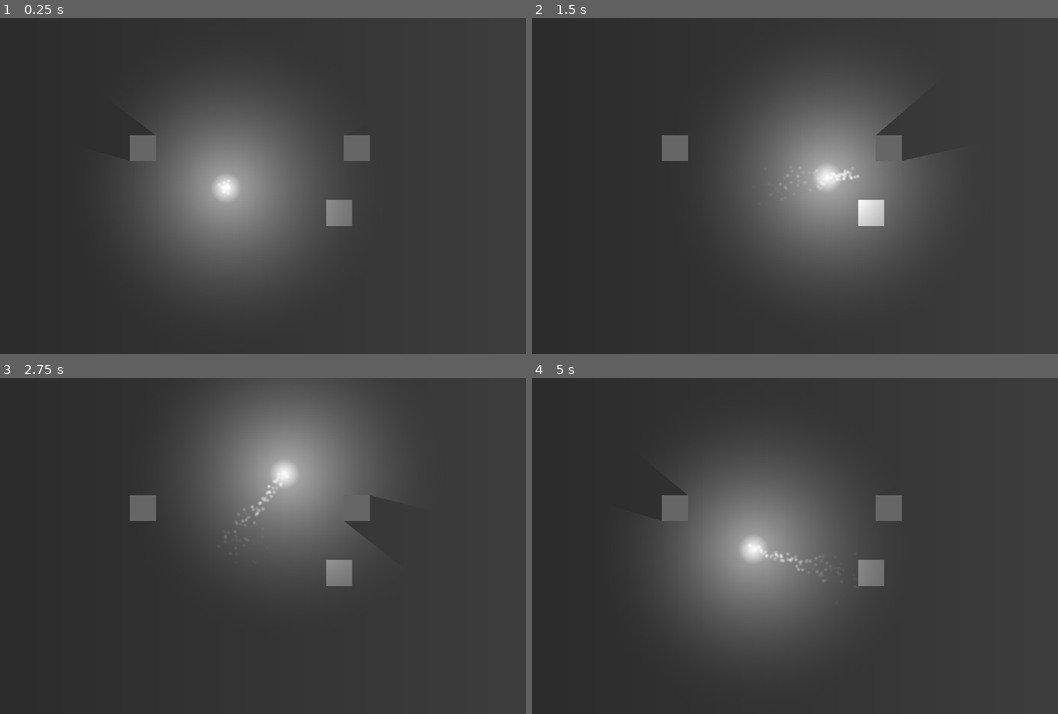
Above: before the commit, frames 1-4 (two rows, left to right).
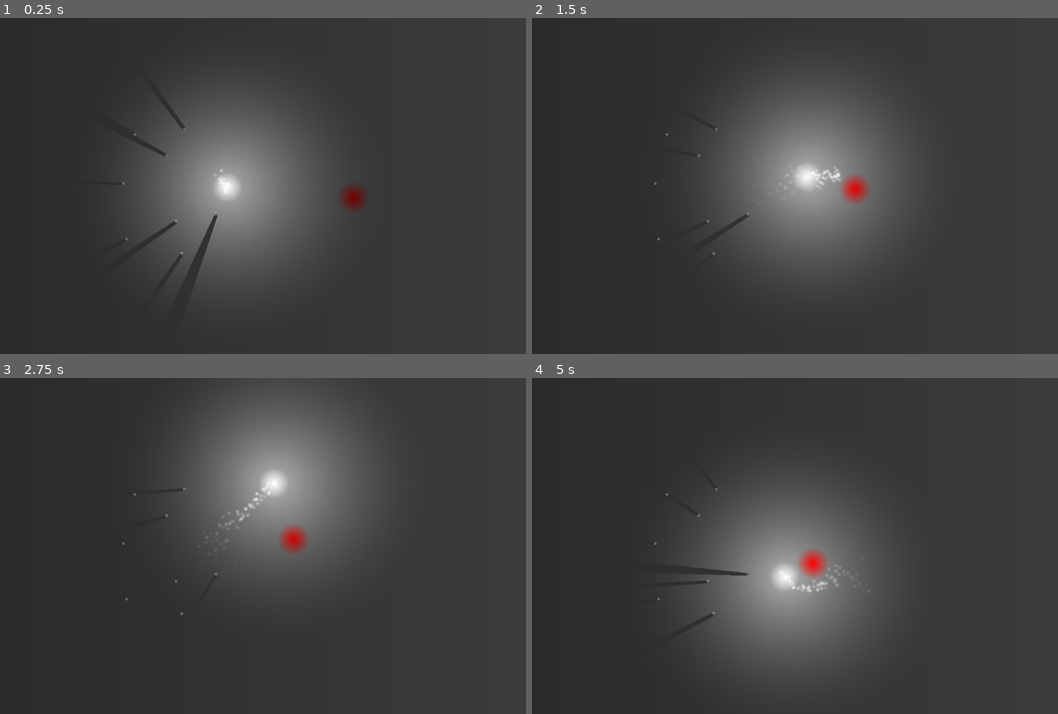
Above: after the commit, the same moments.

Repository: timo13113/gamejam_2024_shadows_and_alchemy
Game: Godot game, scene res://scenes/game.tscn
Same seed, same stepped clock (60 frames per second), same inputs: the game is played once before the commit and once after it. Before the commit the project starts from res://node_2d.tscn.
Inputs (mouse positions are in pixels of both pictures, inside the frame that each line leads up to):
- Up to frame 1 (0.25 s): no input
- Up to frame 2 (1.5 s): move the mouse to (889, 169) at 0.52 s; hold Right (ingame_move_right) 0.53-1.28 s; hold Space (toggle_move) 0.53-1.28 s; move the mouse to (637, 202) at 1.27 s; hold Down (ingame_move_down) from 1.28 s (still down); tap Space (toggle_move) at 1.35 s
- Up to frame 3 (2.75 s): move the mouse to (284, 472) at 2.02 s; release Down (ingame_move_down) at 2.03 s; hold Right (ingame_move_right) from 2.03 s (still down); hold Space (toggle_move) from 2.03 s (still down)
- Up to frame 4 (5 s): move the mouse to (726, 613) at 2.77 s; release Right (ingame_move_right) at 2.78 s; release Space (toggle_move) at 2.78 s; hold Up (ingame_move_up) 2.78-3.53 s; tap Space (toggle_move) at 2.85, 4.35 s; move the mouse to (937, 596) at 3.52 s; hold Space (toggle_move) 3.53-4.28 s; hold Left (ingame_move_left) from 3.53 s (still down); move the mouse to (579, 495) at 4.27 s

The runs differ from the first frame. In frame 1, 1.7% of the frame differs, in the area x 23-71%, y 27-78%; in frame 2, 2.1%; in frame 3, 1.8%; in frame 4, 9.9%, in the area x 23-71%, y 27-81%.

Commit message:
нормальная структура проекта + базовые враги

Diff:
--- a/node_2d.tscn
+++ /dev/null
@@ -1,145 +0,0 @@
-[gd_scene load_steps=17 format=3 uid="uid://dm5kqhn2566lu"]
-
-[ext_resource type="Script" path="res://player_movement.gd" id="1_prejp"]
-
-[sub_resource type="RectangleShape2D" id="RectangleShape2D_lgk3s"]
-size = Vector2(5, 5)
-
-[sub_resource type="Gradient" id="Gradient_tp8uu"]
-colors = PackedColorArray(1, 1, 1, 1, 1, 1, 1, 1)
-
-[sub_resource type="GradientTexture2D" id="GradientTexture2D_leeve"]
-gradient = SubResource("Gradient_tp8uu")
-width = 5
-height = 5
-fill_from = Vector2(0, 1)
-
-[sub_resource type="OccluderPolygon2D" id="OccluderPolygon2D_g80vl"]
-polygon = PackedVector2Array(2.5, -2.5, 2.5, 2.5, -2.5, 2.5, -2.5, -2.5)
-
-[sub_resource type="CircleShape2D" id="CircleShape2D_tc0ym"]
-radius = 30.0
-
-[sub_resource type="Gradient" id="Gradient_7xhgl"]
-colors = PackedColorArray(0.67451, 1, 1, 1, 1, 1, 1, 0)
-
-[sub_resource type="GradientTexture2D" id="GradientTexture2D_kt2o1"]
-gradient = SubResource("Gradient_7xhgl")
-width = 60
-height = 60
-fill = 1
-fill_from = Vector2(0.5, 0.5)
-fill_to = Vector2(0.5, 1)
-
-[sub_resource type="Gradient" id="Gradient_6q07u"]
-colors = PackedColorArray(1, 1, 1, 1, 0.0235294, 0.0235294, 0.0235294, 0)
-
-[sub_resource type="GradientTexture2D" id="GradientTexture2D_j3ndw"]
-gradient = SubResource("Gradient_6q07u")
-width = 640
-height = 640
-fill = 1
-fill_from = Vector2(0.5, 0.5)
-fill_to = Vector2(0.5, 1)
-
-[sub_resource type="Gradient" id="Gradient_3und7"]
-colors = PackedColorArray(1, 1, 1, 1, 1, 1, 1, 0)
-
-[sub_resource type="GradientTexture2D" id="GradientTexture2D_cqg3u"]
-gradient = SubResource("Gradient_3und7")
-width = 10
-height = 10
-fill = 1
-fill_from = Vector2(0.5, 0.5)
-fill_to = Vector2(0.5, 1)
-
-[sub_resource type="Gradient" id="Gradient_32l8b"]
-colors = PackedColorArray(1, 1, 1, 1, 1, 1, 1, 0)
-
-[sub_resource type="Gradient" id="Gradient_cs05l"]
-colors = PackedColorArray(1, 1, 1, 0.427451, 1, 1, 1, 1)
-
-[sub_resource type="Gradient" id="Gradient_h1rcw"]
-colors = PackedColorArray(0.333333, 0.333333, 0.333333, 1, 0.666667, 0.666667, 0.666667, 1)
-
-[sub_resource type="GradientTexture2D" id="GradientTexture2D_y1iw5"]
-gradient = SubResource("Gradient_h1rcw")
-width = 2000
-height = 2000
-
-[node name="Node2D" type="Node2D"]
-
-[node name="стена3" type="StaticBody2D" parent="."]
-z_index = 1
-position = Vector2(-160, -73)
-scale = Vector2(10, 10)
-
-[node name="CollisionShape2D" type="CollisionShape2D" parent="стена3"]
-shape = SubResource("RectangleShape2D_lgk3s")
-
-[node name="Sprite2D" type="Sprite2D" parent="стена3"]
-texture = SubResource("GradientTexture2D_leeve")
-
-[node name="LightOccluder2D" type="LightOccluder2D" parent="стена3"]
-light_mask = 2
-occluder = SubResource("OccluderPolygon2D_g80vl")
-
-[node name="стена2" type="StaticBody2D" parent="."]
-z_index = 1
-position = Vector2(217, 52)
-scale = Vector2(10, 10)
-
-[node name="CollisionShape2D" type="CollisionShape2D" parent="стена2"]
-shape = SubResource("RectangleShape2D_lgk3s")
-
-[node name="Sprite2D" type="Sprite2D" parent="стена2"]
-texture = SubResource("GradientTexture2D_leeve")
-
-[node name="стена" type="StaticBody2D" parent="."]
-z_index = 1
-position = Vector2(251, -73)
-scale = Vector2(10, 10)
-
-[node name="CollisionShape2D" type="CollisionShape2D" parent="стена"]
-shape = SubResource("RectangleShape2D_lgk3s")
-
-[node name="Sprite2D" type="Sprite2D" parent="стена"]
-texture = SubResource("GradientTexture2D_leeve")
-
-[node name="LightOccluder2D" type="LightOccluder2D" parent="стена"]
-occluder = SubResource("OccluderPolygon2D_g80vl")
-
-[node name="CharacterBody2D" type="CharacterBody2D" parent="."]
-script = ExtResource("1_prejp")
-
-[node name="CollisionShape2D" type="CollisionShape2D" parent="CharacterBody2D"]
-shape = SubResource("CircleShape2D_tc0ym")
-
-[node name="Sprite2D" type="Sprite2D" parent="CharacterBody2D"]
-texture = SubResource("GradientTexture2D_kt2o1")
-
-[node name="фонарь" type="PointLight2D" parent="CharacterBody2D"]
-shadow_enabled = true
-shadow_color = Color(0, 0, 0, 1)
-texture = SubResource("GradientTexture2D_j3ndw")
-
-[node name="CPUParticles2D" type="CPUParticles2D" parent="CharacterBody2D"]
-amount = 80
-texture = SubResource("GradientTexture2D_cqg3u")
-emission_shape = 1
-emission_sphere_radius = 10.0
-spread = 180.0
-gravity = Vector2(0, 0)
-initial_velocity_max = 25.0
-linear_accel_max = 100.0
-color_ramp = SubResource("Gradient_32l8b")
-color_initial_ramp = SubResource("Gradient_cs05l")
-
-[node name="камера" type="Camera2D" parent="."]
-
-[node name="задник" type="Sprite2D" parent="."]
-z_index = -1
-texture = SubResource("GradientTexture2D_y1iw5")
-
-[node name="CanvasModulate" type="CanvasModulate" parent="."]
-color = Color(0.400698, 0.400698, 0.400698, 1)
--- a/project.godot
+++ b/project.godot
@@ -11,9 +11,13 @@
 [application]
 
 config/name="Gaming"
-run/main_scene="res://node_2d.tscn"
+run/main_scene="res://scenes/game.tscn"
 config/features=PackedStringArray("4.2", "GL Compatibility")
 config/icon="res://icon.svg"
+
+[editor]
+
+movie_writer/movie_file="C:/gaming/запись/rec.avi"
 
 [input]
 
--- /dev/null
+++ b/scenes/enemy.tscn
@@ -0,0 +1,24 @@
+[gd_scene load_steps=5 format=3 uid="uid://dp7oq5ehwcs43"]
+
+[ext_resource type="Script" path="res://scripts/enemy.gd" id="1_oy30r"]
+
+[sub_resource type="CircleShape2D" id="CircleShape2D_8wqhs"]
+radius = 30.0
+
+[sub_resource type="Gradient" id="Gradient_wpndj"]
+colors = PackedColorArray(1, 0, 0, 1, 1, 0, 0, 0)
+
+[sub_resource type="GradientTexture2D" id="GradientTexture2D_ikyo3"]
+gradient = SubResource("Gradient_wpndj")
+fill = 1
+fill_from = Vector2(0.5, 0.5)
+fill_to = Vector2(1, 0.5)
+
+[node name="enemy" type="AnimatableBody2D"]
+script = ExtResource("1_oy30r")
+
+[node name="CollisionShape2D" type="CollisionShape2D" parent="."]
+shape = SubResource("CircleShape2D_8wqhs")
+
+[node name="Sprite2D" type="Sprite2D" parent="."]
+texture = SubResource("GradientTexture2D_ikyo3")
--- /dev/null
+++ b/scenes/game.tscn
@@ -0,0 +1,57 @@
+[gd_scene load_steps=7 format=3 uid="uid://dm5kqhn2566lu"]
+
+[ext_resource type="Script" path="res://scripts/game.gd" id="1_4ciub"]
+[ext_resource type="PackedScene" uid="uid://bakxd2wjjjye3" path="res://scenes/player.tscn" id="1_m25ha"]
+[ext_resource type="PackedScene" uid="uid://ceyio554tt7br" path="res://scenes/wall.tscn" id="1_qic4m"]
+[ext_resource type="PackedScene" uid="uid://dp7oq5ehwcs43" path="res://scenes/enemy.tscn" id="3_vc3pm"]
+
+[sub_resource type="Gradient" id="Gradient_h1rcw"]
+colors = PackedColorArray(0.333333, 0.333333, 0.333333, 1, 0.666667, 0.666667, 0.666667, 1)
+
+[sub_resource type="GradientTexture2D" id="GradientTexture2D_y1iw5"]
+gradient = SubResource("Gradient_h1rcw")
+width = 2000
+height = 2000
+
+[node name="Game" type="Node2D"]
+script = ExtResource("1_4ciub")
+
+[node name="задник" type="Sprite2D" parent="."]
+z_index = -1
+position = Vector2(49, 24)
+texture = SubResource("GradientTexture2D_y1iw5")
+
+[node name="CharacterBody2D" parent="." instance=ExtResource("1_m25ha")]
+position = Vector2(-20, -28)
+
+[node name="камера" type="Camera2D" parent="."]
+
+[node name="CanvasModulate" type="CanvasModulate" parent="."]
+color = Color(0.400698, 0.400698, 0.400698, 1)
+
+[node name="enemy" parent="." instance=ExtResource("3_vc3pm")]
+position = Vector2(256, 24)
+
+[node name="Wall" parent="." instance=ExtResource("1_qic4m")]
+position = Vector2(-114, -58)
+
+[node name="Wall2" parent="." instance=ExtResource("1_qic4m")]
+position = Vector2(-96, 69)
+
+[node name="Wall3" parent="." instance=ExtResource("1_qic4m")]
+position = Vector2(-80, -109)
+
+[node name="Wall4" parent="." instance=ExtResource("1_qic4m")]
+position = Vector2(-19, 55)
+
+[node name="Wall5" parent="." instance=ExtResource("1_qic4m")]
+position = Vector2(-197, -4)
+
+[node name="Wall6" parent="." instance=ExtResource("1_qic4m")]
+position = Vector2(-85, 131)
+
+[node name="Wall7" parent="." instance=ExtResource("1_qic4m")]
+position = Vector2(-175, -99)
+
+[node name="Wall8" parent="." instance=ExtResource("1_qic4m")]
+position = Vector2(-191, 103)
--- /dev/null
+++ b/scenes/player.tscn
@@ -0,0 +1,95 @@
+[gd_scene load_steps=13 format=3 uid="uid://bakxd2wjjjye3"]
+
+[ext_resource type="Script" path="res://scripts/player_movement.gd" id="1_hfyg1"]
+
+[sub_resource type="CircleShape2D" id="CircleShape2D_tc0ym"]
+radius = 30.0
+
+[sub_resource type="Gradient" id="Gradient_7xhgl"]
+colors = PackedColorArray(0.67451, 1, 1, 1, 1, 1, 1, 0)
+
+[sub_resource type="GradientTexture2D" id="GradientTexture2D_kt2o1"]
+gradient = SubResource("Gradient_7xhgl")
+width = 60
+height = 60
+fill = 1
+fill_from = Vector2(0.5, 0.5)
+fill_to = Vector2(0.5, 1)
+
+[sub_resource type="Gradient" id="Gradient_6q07u"]
+colors = PackedColorArray(1, 1, 1, 1, 0.0235294, 0.0235294, 0.0235294, 0)
+
+[sub_resource type="GradientTexture2D" id="GradientTexture2D_j3ndw"]
+gradient = SubResource("Gradient_6q07u")
+width = 640
+height = 640
+fill = 1
+fill_from = Vector2(0.5, 0.5)
+fill_to = Vector2(0.5, 1)
+
+[sub_resource type="Gradient" id="Gradient_3und7"]
+colors = PackedColorArray(1, 1, 1, 1, 1, 1, 1, 0)
+
+[sub_resource type="GradientTexture2D" id="GradientTexture2D_cqg3u"]
+gradient = SubResource("Gradient_3und7")
+width = 10
+height = 10
+fill = 1
+fill_from = Vector2(0.5, 0.5)
+fill_to = Vector2(0.5, 1)
+
+[sub_resource type="Gradient" id="Gradient_32l8b"]
+colors = PackedColorArray(1, 1, 1, 1, 1, 1, 1, 0)
+
+[sub_resource type="Gradient" id="Gradient_cs05l"]
+colors = PackedColorArray(1, 1, 1, 0.427451, 1, 1, 1, 1)
+
+[sub_resource type="GDScript" id="GDScript_tvwj7"]
+script/source = "extends AnimatableBody2D
+
+
+# Called when the node enters the scene tree for the first time.
+func _ready():
+	pass # Replace with function .
+
+
+# Called every frame. 'delta' is the elapsed time since the previous frame.
+func _process(delta):
+	pass
+"
+
+[sub_resource type="PlaceholderTexture2D" id="PlaceholderTexture2D_3m3iv"]
+size = Vector2(10, 10)
+
+[node name="CharacterBody2D" type="CharacterBody2D" groups=["player"]]
+script = ExtResource("1_hfyg1")
+
+[node name="CollisionShape2D" type="CollisionShape2D" parent="."]
+shape = SubResource("CircleShape2D_tc0ym")
+
+[node name="Sprite2D" type="Sprite2D" parent="."]
+texture = SubResource("GradientTexture2D_kt2o1")
+
+[node name="фонарь" type="PointLight2D" parent="."]
+shadow_enabled = true
+shadow_color = Color(0, 0, 0, 1)
+texture = SubResource("GradientTexture2D_j3ndw")
+
+[node name="лучинки_фонаря" type="CPUParticles2D" parent="."]
+amount = 80
+texture = SubResource("GradientTexture2D_cqg3u")
+emission_shape = 1
+emission_sphere_radius = 10.0
+spread = 180.0
+gravity = Vector2(0, 0)
+initial_velocity_max = 25.0
+linear_accel_max = 100.0
+color_ramp = SubResource("Gradient_32l8b")
+color_initial_ramp = SubResource("Gradient_cs05l")
+
+[node name="trailing_box" type="AnimatableBody2D" parent="."]
+visible = false
+script = SubResource("GDScript_tvwj7")
+
+[node name="Sprite2D" type="Sprite2D" parent="trailing_box"]
+texture = SubResource("PlaceholderTexture2D_3m3iv")
--- /dev/null
+++ b/scenes/wall.tscn
@@ -0,0 +1,28 @@
+[gd_scene load_steps=5 format=3 uid="uid://ceyio554tt7br"]
+
+[sub_resource type="RectangleShape2D" id="RectangleShape2D_lgk3s"]
+size = Vector2(5, 5)
+
+[sub_resource type="Gradient" id="Gradient_tp8uu"]
+colors = PackedColorArray(1, 1, 1, 1, 1, 1, 1, 1)
+
+[sub_resource type="GradientTexture2D" id="GradientTexture2D_leeve"]
+gradient = SubResource("Gradient_tp8uu")
+width = 5
+height = 5
+fill_from = Vector2(0, 1)
+
+[sub_resource type="OccluderPolygon2D" id="OccluderPolygon2D_g80vl"]
+polygon = PackedVector2Array(2.5, -2.5, 2.5, 2.5, -2.5, 2.5, -2.5, -2.5)
+
+[node name="Wall" type="StaticBody2D"]
+
+[node name="CollisionShape2D" type="CollisionShape2D" parent="."]
+shape = SubResource("RectangleShape2D_lgk3s")
+
+[node name="Sprite2D" type="Sprite2D" parent="."]
+texture = SubResource("GradientTexture2D_leeve")
+
+[node name="LightOccluder2D" type="LightOccluder2D" parent="."]
+light_mask = 2
+occluder = SubResource("OccluderPolygon2D_g80vl")
--- /dev/null
+++ b/scripts/enemy.gd
@@ -0,0 +1,23 @@
+extends AnimatableBody2D
+
+@onready var player
+#var player
+@export var enemy_speed = 100
+
+# Called when the node enters the scene tree for the first time.
+func _ready():
+	pass
+
+
+# Called every frame. 'delta' is the elapsed time since the previous frame.
+func _process(delta):
+	#player = get_parent().get_tree().get_first_node_in_group('player')
+	player = get_parent().get_node('CharacterBody2D')
+	#print(player)
+	#print(
+		##player.get_child(0) -> CollisionShape2D
+		#player.global_position
+	#)
+	global_position += delta * enemy_speed * (
+		player.global_position - global_position).normalized()
+	print(global_position)
--- /dev/null
+++ b/scripts/game.gd
@@ -0,0 +1,11 @@
+extends Node2D
+
+# Called when the node enters the scene tree for the first time.
+func _ready():
+	pass # Replace with function body.
+
+
+# Called every frame. 'delta' is the elapsed time since the previous frame.
+func _process(delta):
+	pass
+	#print()
--- a/player_movement.gd
+++ b/scripts/player_movement.gd
@@ -1,17 +1,20 @@
 extends CharacterBody2D
 
+class_name Player
+
 @export var speed = 15000
-var toggle = false
+var toggle_move = false
+#var toggle_strong_light = false
 
 func _input(event):
 	if event.is_action_pressed("toggle_move"):
-		toggle = true
+		toggle_move = true
 	if event.is_action_released("toggle_move"):
-		toggle = false
+		toggle_move = false
 
 func _physics_process(delta):
 	look_at(get_global_mouse_position())
-	#velocity = speed * delta * transform.x * int(toggle)
+	#velocity = speed * delta * transform.x * int(toggle_move)
 	velocity = speed * delta * transform.x
 	#velocity = speed * delta * Input.get_vector(
 		#"ingame_move_left", "ingame_move_right",
